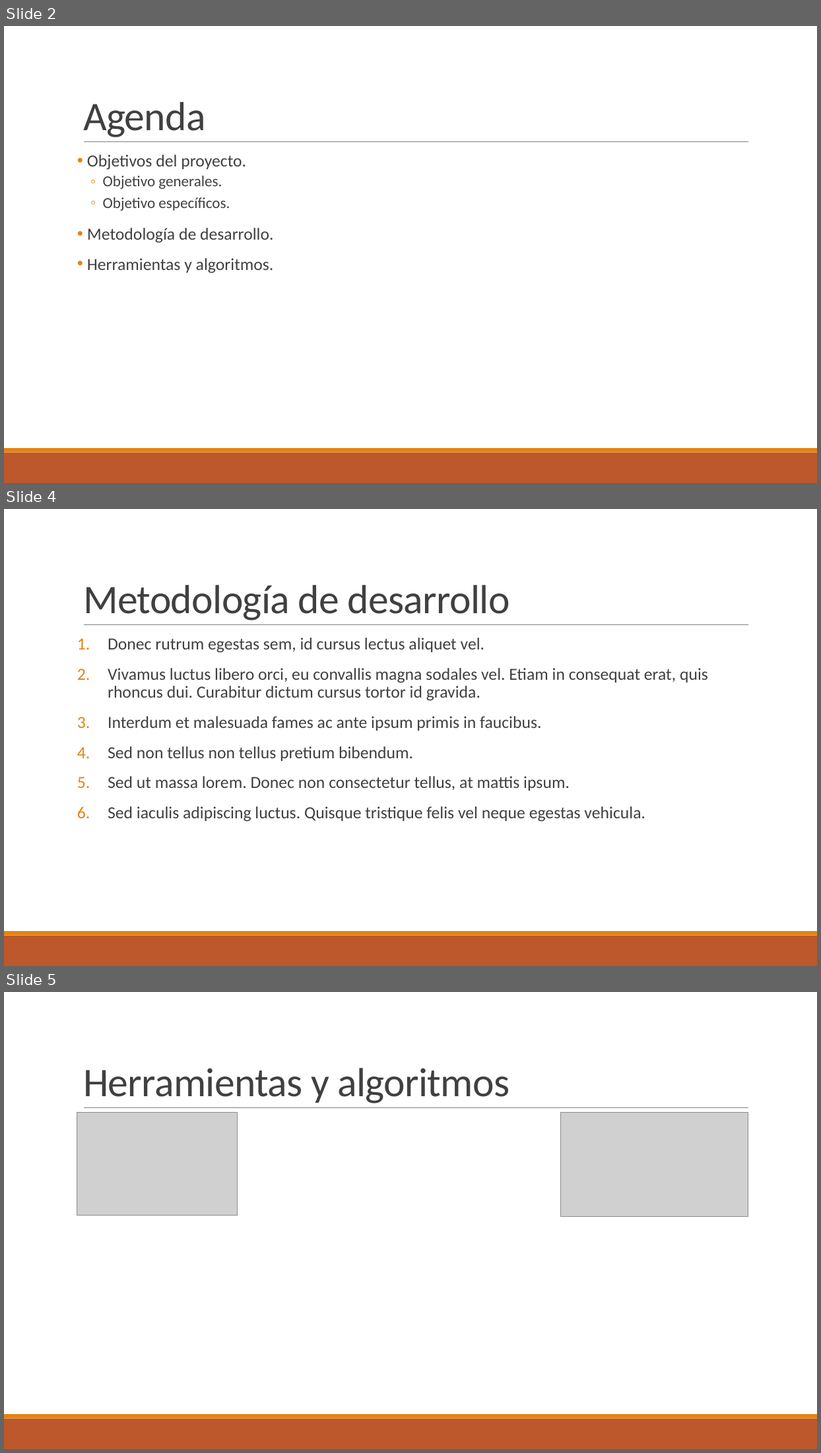
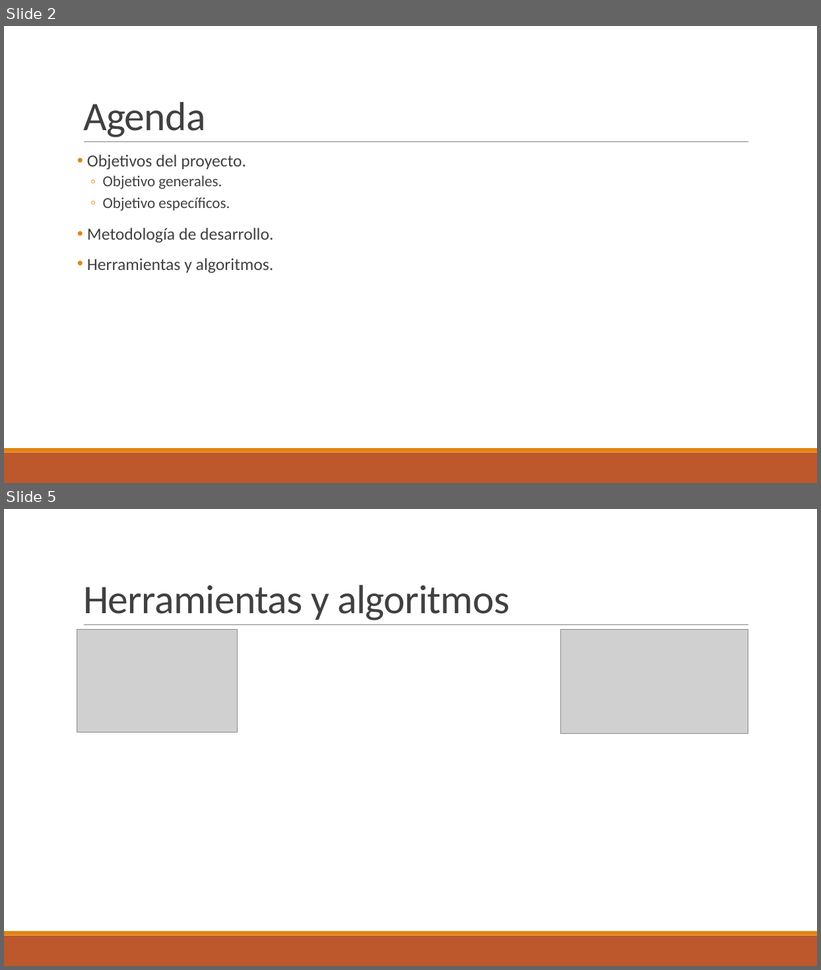
Before and after one commit to cycascovar/UAEH, a slide deck: Inteligencia Artificial/Proyecto final/Sistema de recomendación de celulares.pptx. Shown one above the other, each under a label of ours: slides 2, 4 and 5 before the commit, slides 2 and 5 after it; the slides between them are not shown. The pictures are 821x1453 and 821x970 pixels, drawn with LibreOffice and Linux fonts; fonts in the diff are those of the drawing; grey boxes stand for pictures. Boxes give left, top, right and bottom in pixels: in the first picture for what was removed or moved away, otherwise in the second. Text is boxed around its words. In the diff, an @@ line names an element or a change of style, - is before the commit and + after.

```diff
--- a/Inteligencia Artificial/Proyecto final/Sistema de recomendación de celulares.pptx
+++ b/Inteligencia Artificial/Proyecto final/Sistema de recomendación de celulares.pptx
@@ slide 4 removed at (x1=4, y1=509, x2=817, y2=966), background #FFFFFF; not listed: 3 template elements that a slide beside it also shows @@
@@ title removed at (x1=83, y1=585, x2=510, y2=621) @@
-Metodología de desarrollo
@@ text removed at (x1=108, y1=638, x2=708, y2=822) @@
-1. Donec rutrum egestas sem, id cursus lectus aliquet vel.
-2. Vivamus luctus libero orci, eu convallis magna sodales vel. Etiam in consequat erat, quis rhoncus dui. Curabitur dictum cursus tortor id gravida.
-3. Interdum et malesuada fames ac ante ipsum primis in faucibus.
-4. Sed non tellus non tellus pretium bibendum.
-5. Sed ut massa lorem. Donec non consectetur tellus, at mattis ipsum.
-6. Sed iaculis adipiscing luctus. Quisque tristique felis vel neque egestas vehicula.
```
Also in this commit, not shown: 2 slides changed, 1 slide added, 8 other files.
